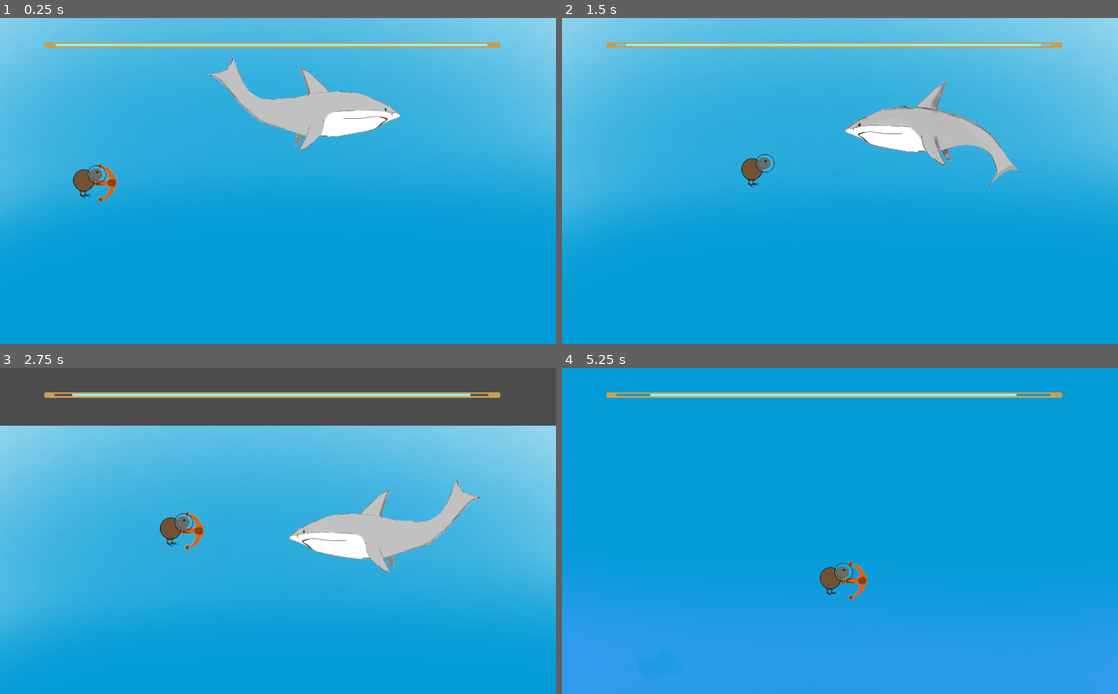
Above: before the commit, frames 1-4 (two rows, left to right).
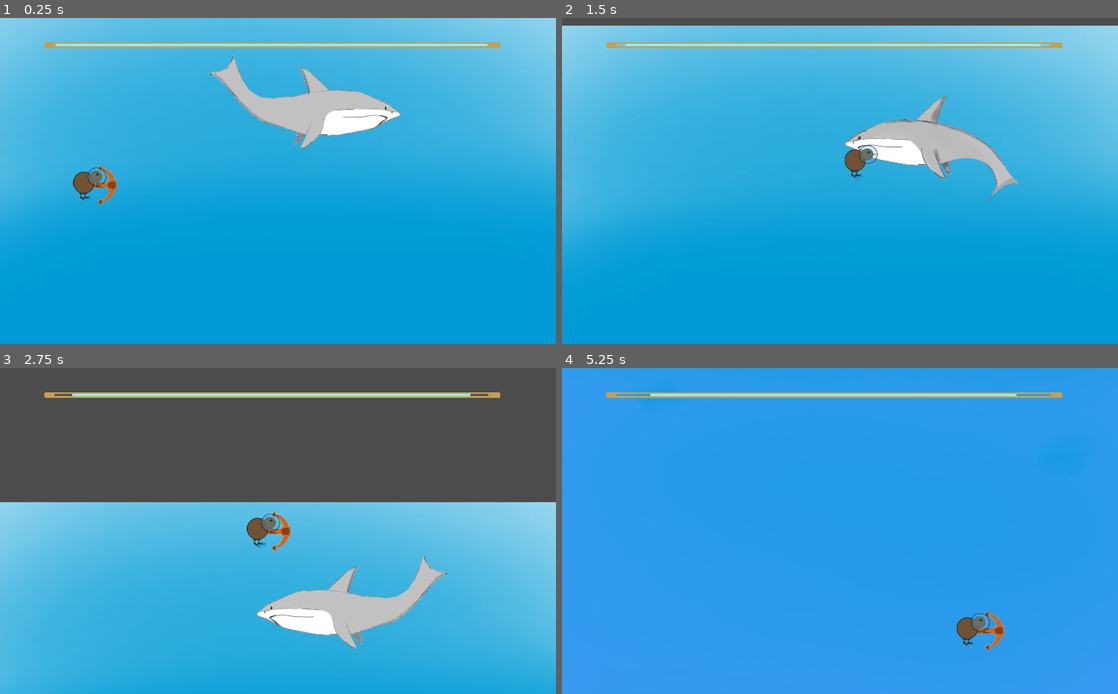
Above: after the commit, the same moments.

Repository: Cpt-Barbosa/CodeGameJam2022
Game: Godot game, scene res://scenes/Game.tscn
Two runs of this game, one before a commit and one after it. Both use one fixed random seed, a clock stepped at 60 frames per second and the inputs below.
Inputs:
- Up to frame 1 (0.25 s): no input
- Up to frame 2 (1.5 s): hold D (move_right) from 0.53 s (still down); tap Space (jump) at 0.77 s
- Up to frame 3 (2.75 s): tap Space (jump) at 1.52 s; release D (move_right) at 2.03 s; hold Q (move_left) from 2.03 s (still down)
- Up to frame 4 (5.25 s): release Q (move_left) at 2.78 s; hold D (move_right) 2.78-4.28 s; tap Space (jump) at 3.02, 3.77, 4.52 s; hold Q (move_left) 4.28-5.03 s; hold D (move_right) from 5.03 s (still down)

The runs differ from the first frame. In frame 1, 1.1% of the frame differs, in the area x 13-72%, y 11-58%; in frame 2, 6.3%; in frame 3, 69%; in frame 4, 69%, in the area x 0-100%, y 0-87%.

Commit message:
modification coffre

Diff:
--- /dev/null
+++ b/scenes/Coffre.gd
@@ -0,0 +1,5 @@
+extends RigidBody2D
+
+func _notification(what):
+	if what == 0:
+		queue_free()
--- a/scenes/Coffre.tscn
+++ b/scenes/Coffre.tscn
@@ -1,12 +1,15 @@
-[gd_scene load_steps=3 format=2]
+[gd_scene load_steps=4 format=2]
 
 [ext_resource path="res://sprite/coffre/coffre.png" type="Texture" id=1]
+[ext_resource path="res://scenes/Coffre.gd" type="Script" id=2]
 
 [sub_resource type="RectangleShape2D" id=1]
 extents = Vector2( 205.5, 94 )
 
 [node name="Coffre" type="RigidBody2D"]
 position = Vector2( 526, 501 )
+mode = 1
+script = ExtResource( 2 )
 
 [node name="Coffre" type="Sprite" parent="."]
 position = Vector2( -2, 1 )
--- a/scripts/Joueur.gd
+++ b/scripts/Joueur.gd
@@ -25,6 +25,11 @@
 
 	velocity = move_and_slide(velocity, Vector2.UP)
 
+	var collision = move_and_collide(velocity * delta)
+	if collision && collision.collider.name == "Coffre":
+		collision.collider.notification(0)
+		#print("I collided with ", collision.collider.name)
+
 func get_gravity() -> float:
 	return jump_gravity if velocity.y < 0.0 else fall_gravity
 
